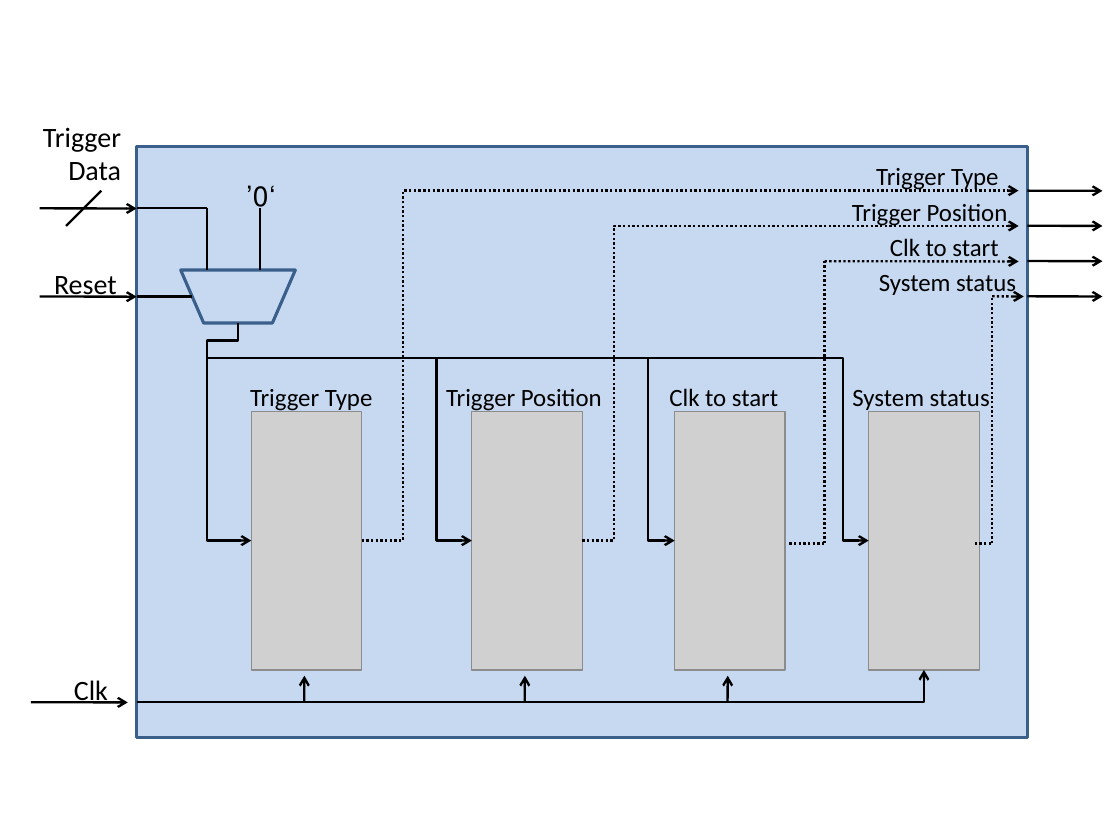
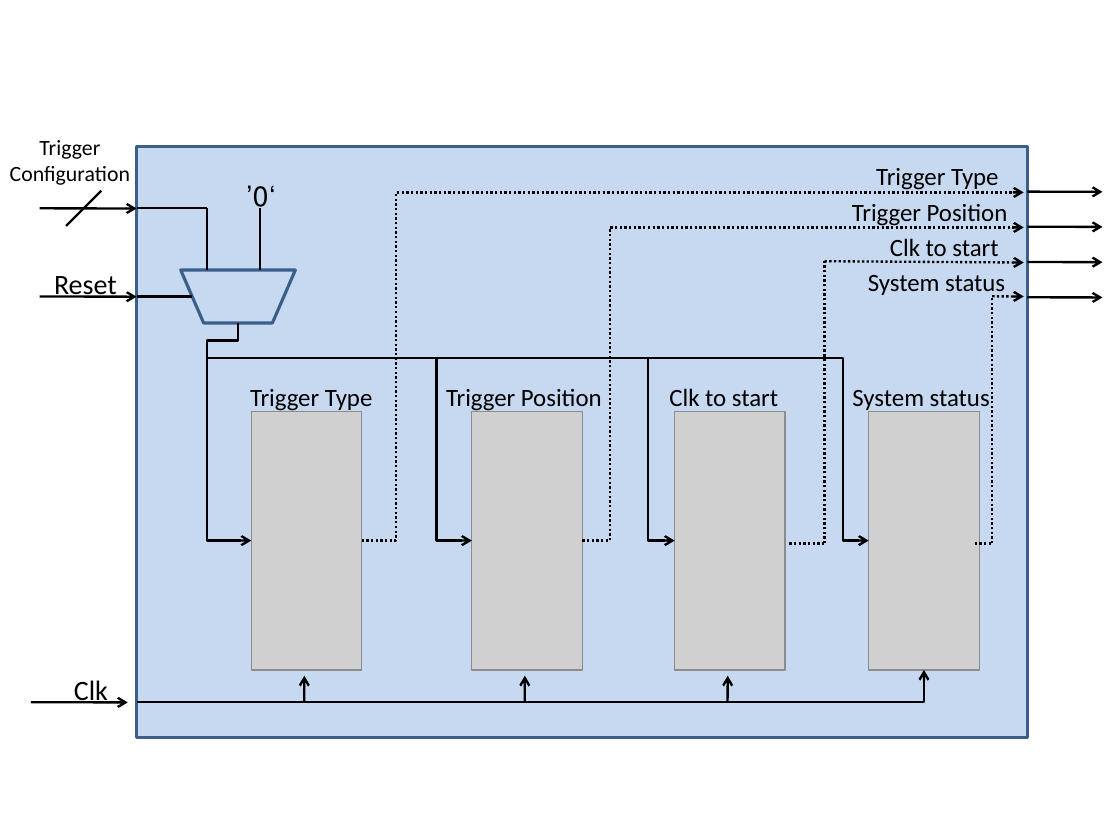
Before and after one commit to battellino/moran-zvika-project, a slide deck: slide 4 of core/Regesters Diagram.pptx (slide 2 before the commit). Drawn at 1120x840 pixels with LibreOffice and Linux fonts; fonts in the diff are those of the drawing; grey boxes stand for pictures. Boxes give left, top, right and bottom in pixels: in the first picture for what was removed or moved away, otherwise in the second. Text is boxed around its words. In the diff, an @@ line names an element or a change of style, - is before the commit and + after.

```diff
--- a/core/Regesters Diagram.pptx
+++ b/core/Regesters Diagram.pptx
@@ text "Trigger" moved from (x1=43, y1=127, x2=121, y2=181) to (x1=10, y1=140, x2=130, y2=185) @@
@@ text at (x1=39, y1=140, x2=100, y2=159): size 18 to 14 pt in "Trigger"; alignment right to centre @@
@@ text at (x1=10, y1=166, x2=130, y2=185): text changed; size 18 to 14 pt @@
-Data
+Configuration
@@ elbow arrow moved from (362, 541) - (1018, 190) to (362, 541) - (1024, 193) @@
@@ elbow arrow moved from (582, 541) - (1018, 226) to (582, 541) - (1024, 227) @@
@@ arrow moved from (824, 261) - (1018, 261) to (824, 261) - (1024, 262) @@
@@ text "System status" moved from (x1=879, y1=275, x2=1016, y2=297) to (x1=868, y1=275, x2=1005, y2=297) @@
```
Also in this commit, not shown: 2 other slides changed, 3 slides added.
